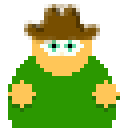
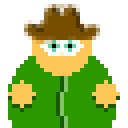
Two versions of the same layered image (128x128). Layer-by-layer changes:
added layer "clothes_shading" above "clothes_mask" over (8, 76, 120, 128)
renamed "Layer #1" to "clothes_mask", painted on it over (8, 76, 120, 128)
